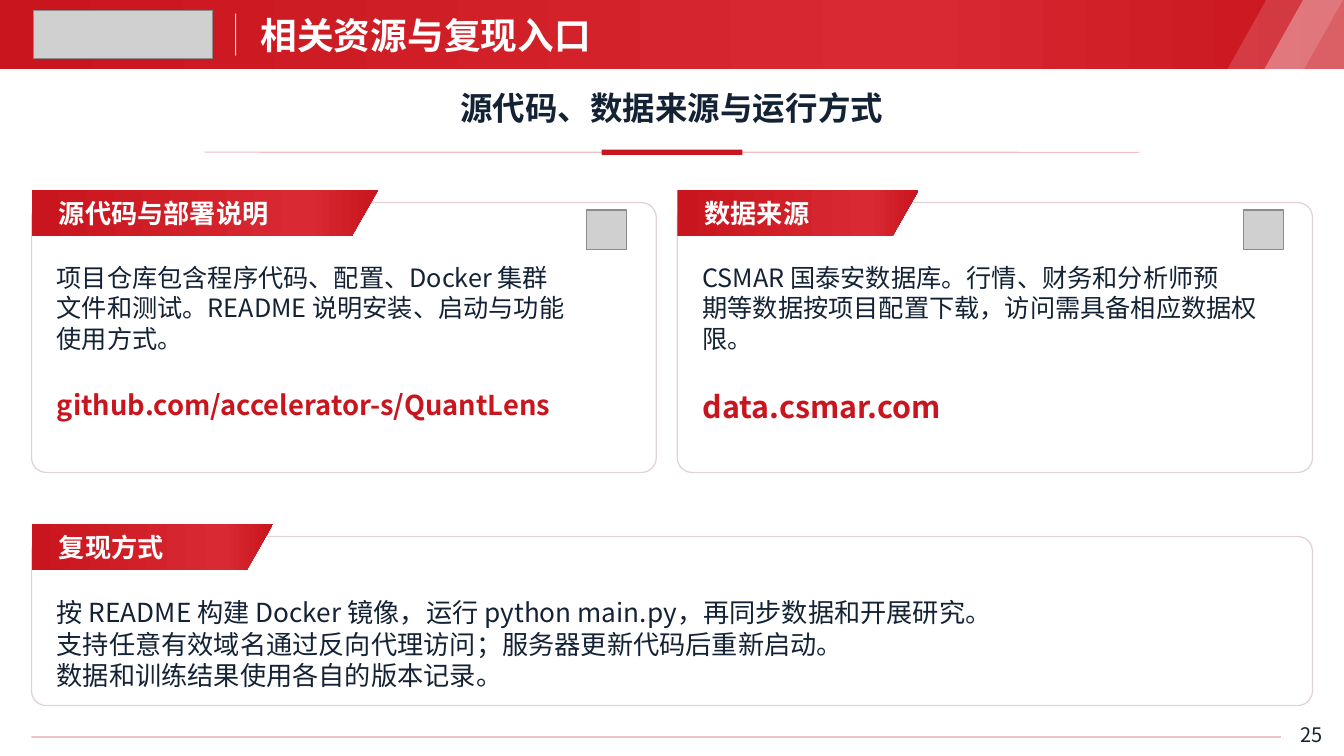
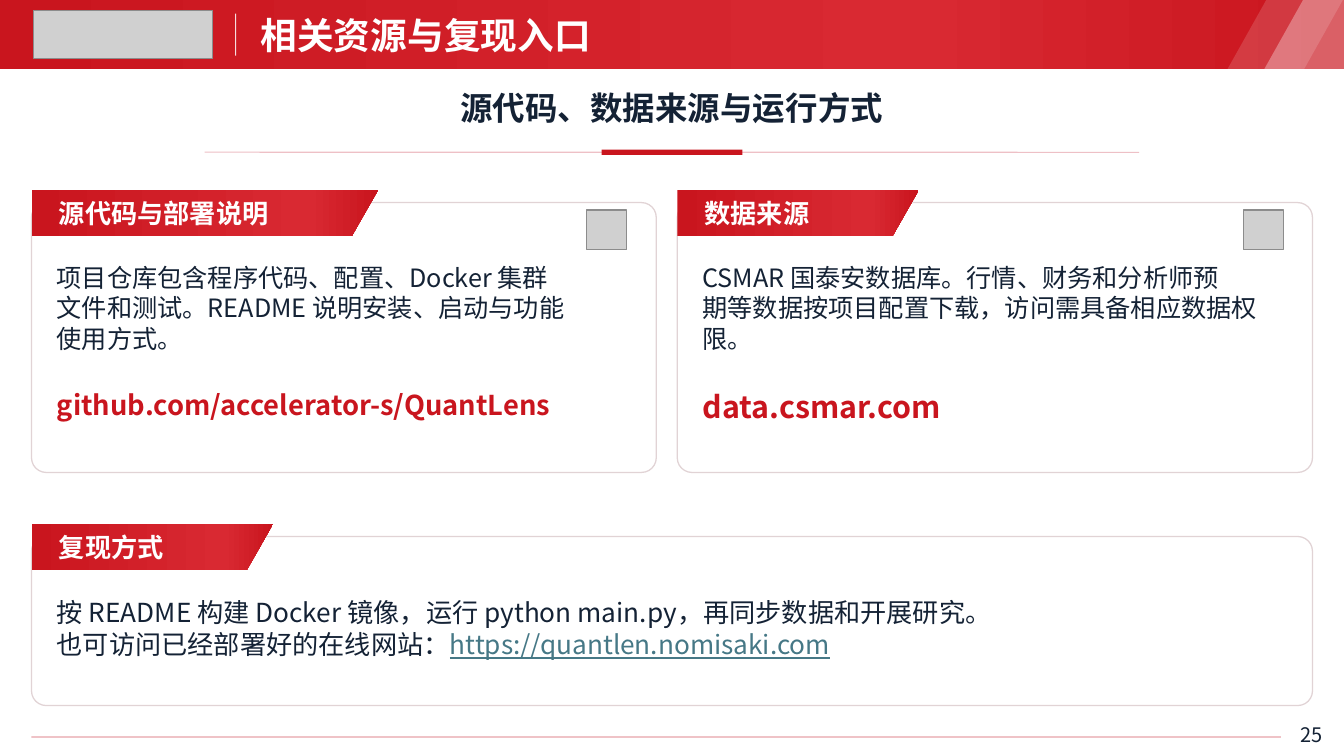
Before and after one commit to accelerator-s/QuantLens, a slide deck: slide 25 of 项目介绍.pptx. Drawn at 1344x756 pixels with LibreOffice and Linux fonts; fonts in the diff are those of the drawing; grey boxes stand for pictures; background and template pictures are left out. Boxes give left, top, right and bottom in pixels: in the first picture for what was removed or moved away, otherwise in the second. Text is boxed around its words. In the diff, an @@ line names an element or a change of style, - is before the commit and + after.

```diff
--- a/项目介绍.pptx
+++ b/项目介绍.pptx
@@ text at (57,627,830,660): text changed; text colour #142235 to #467886 @@
-支持任意有效域名通过反向代理访问；服务器更新代码后重新启动。
-数据和训练结果使用各自的版本记录。
+也可访问已经部署好的在线网站：https://quantlen.nomisaki.com
```
Also in this commit, not shown: 2 other slides changed, 1 other file.
